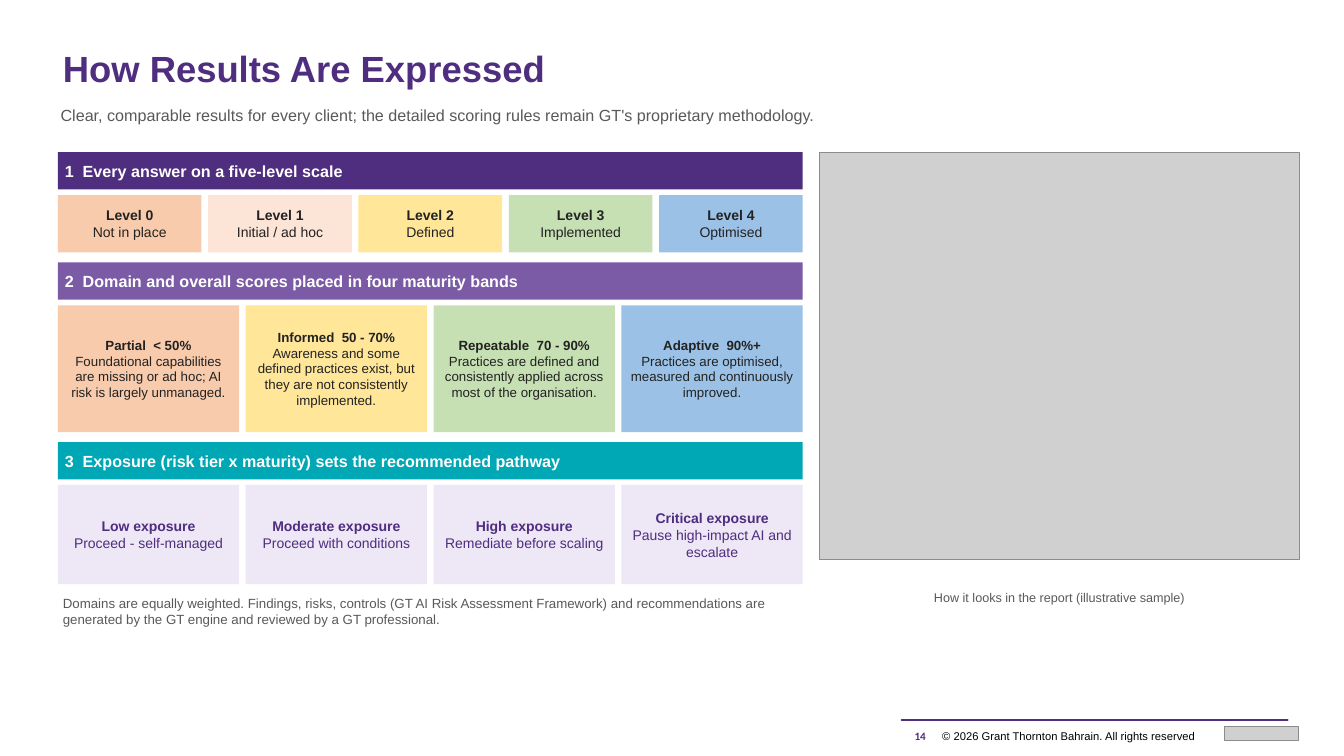
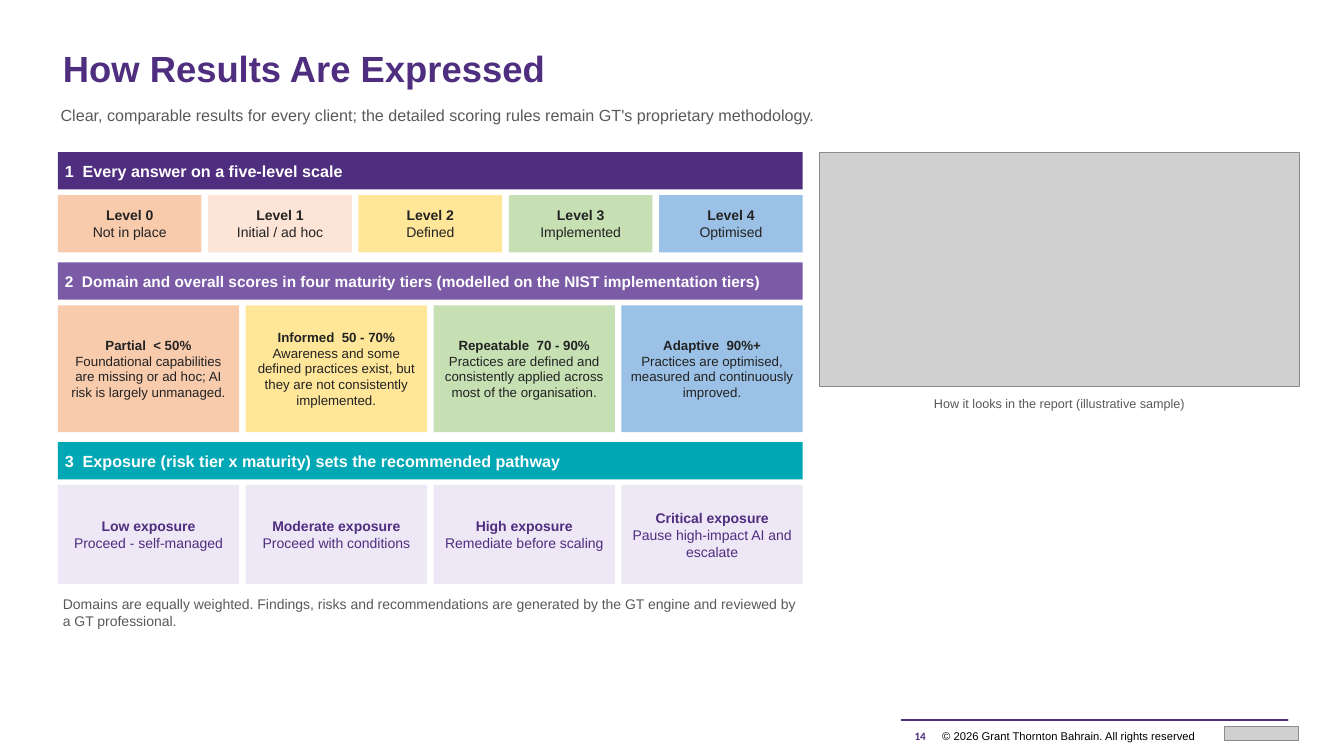
Before and after one commit to mahekdevangtrivedi-wq/GT-AI-Service-Line, a slide deck: slide 14 of 01_AI_Governance_Risk_Compliance/1.3_AI_Readiness_Assessment_Tool/GT_AI_Readiness_Assessment_Proposal.pptx. Drawn at 1344x756 pixels with LibreOffice and Linux fonts; fonts in the diff are those of the drawing; grey boxes stand for pictures. Boxes give left, top, right and bottom in pixels: in the first picture for what was removed or moved away, otherwise in the second. Text is boxed around its words. In the diff, an @@ line names an element or a change of style, - is before the commit and + after.

```diff
--- a/01_AI_Governance_Risk_Compliance/1.3_AI_Readiness_Assessment_Tool/GT_AI_Readiness_Assessment_Proposal.pptx
+++ b/01_AI_Governance_Risk_Compliance/1.3_AI_Readiness_Assessment_Tool/GT_AI_Readiness_Assessment_Proposal.pptx
@@ picture: place and size @@
-picture at <box>820,152,1300,560</box>
+picture at <box>820,152,1300,387</box>
@@ text in rectangle at <box>65,276,760,290</box>: text changed; size 11.5 to 11 pt @@
-2 Domain and overall scores placed in four maturity bands
+2 Domain and overall scores in four maturity tiers (modelled on the NIST implementation tiers)
@@ text "How it looks in the ...": place and size @@
-text "How it looks in the ..." at <box>934,593,1185,605</box>
+text "How it looks in the ..." at <box>934,399,1185,411</box>
@@ text at <box>63,599,796,629</box>: text changed; size 9.5 to 10 pt @@
-Domains are equally weighted. Findings, risks, controls (GT AI Risk Assessment Framework) and recommendations are generated by the GT engine and reviewed by a GT professional.
+Domains are equally weighted. Findings, risks and recommendations are generated by the GT engine and reviewed by a GT professional.
```
Also in this commit, not shown: 14 other slides changed, 2 slides added, 2 slides removed, 33 other files.
